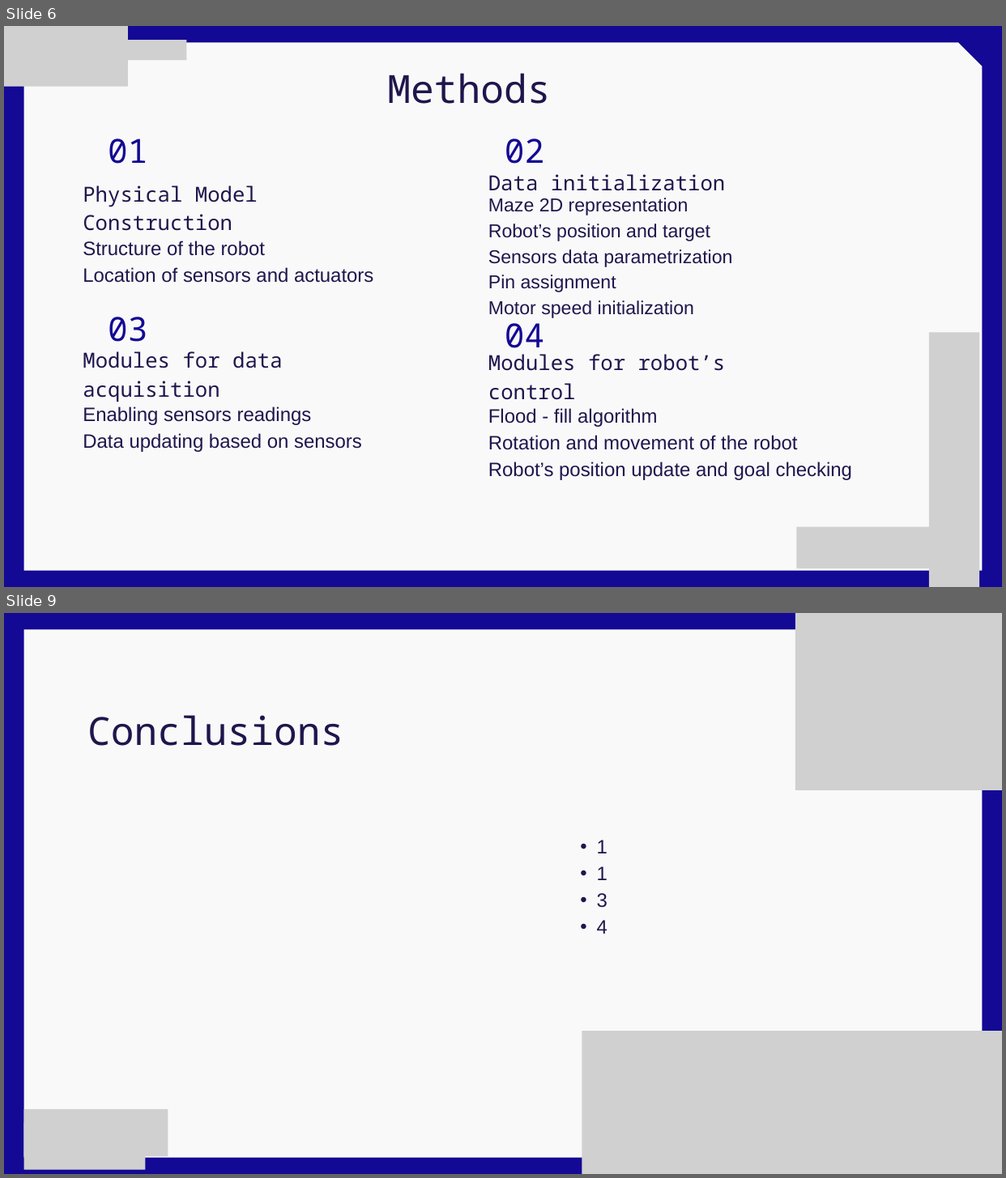
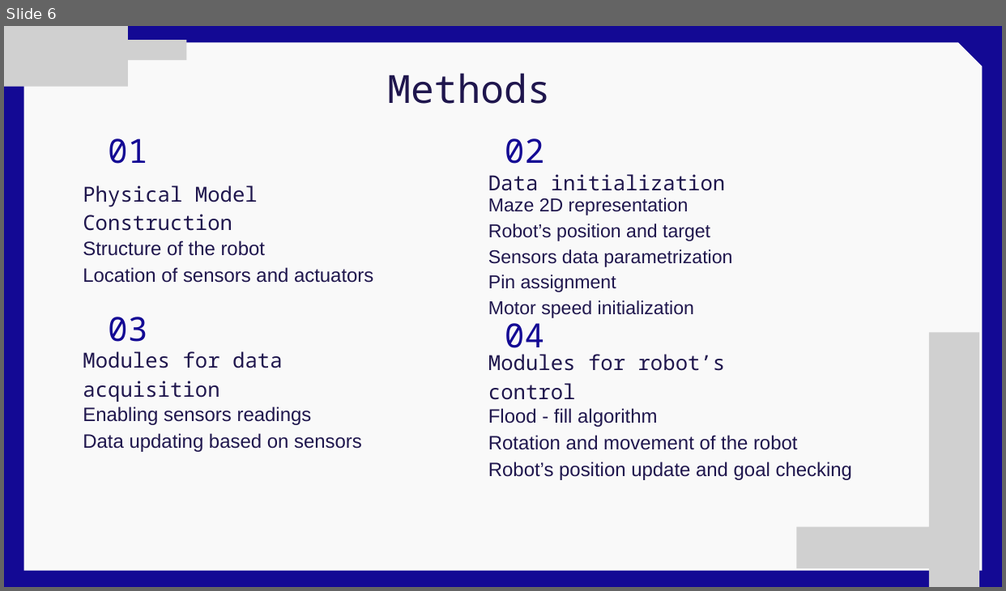
Before and after one commit to GenCabMon/proy_final_controlcont, a slide deck: Flood-Fill Algorithm for Maze Solving.pptx. Shown one above the other, each under a label of ours: slides 6 and 9 before the commit, slide 6 after it; the slides between them are not shown. The pictures are 1006x1178 and 1006x591 pixels, drawn with LibreOffice and Linux fonts; fonts in the diff are those of the drawing; grey boxes stand for pictures. Boxes give left, top, right and bottom in pixels: in the first picture for what was removed or moved away, otherwise in the second. Text is boxed around its words. In the diff, an @@ line names an element or a change of style, - is before the commit and + after.

```diff
--- a/Flood-Fill Algorithm for Maze Solving.pptx
+++ b/Flood-Fill Algorithm for Maze Solving.pptx
@@ slide 9 removed at (4, 613, 1002, 1174), background #130994 @@
@@ freeform shape removed at (24, 629, 982, 1158) @@
@@ picture removed at (795, 613, 1002, 790) @@
@@ text removed at (87, 715, 343, 746) @@
-Conclusions
@@ text removed at (597, 840, 607, 934) @@
-  • 1
-  • 1
-  • 3
-  • 4
@@ picture removed at (582, 1031, 1002, 1174) @@
@@ picture removed at (24, 1110, 168, 1157) @@
@@ picture removed at (24, 1123, 145, 1170) @@
```
Also in this commit, not shown: 4 slides added, 2 other slides removed, 1 other file.
